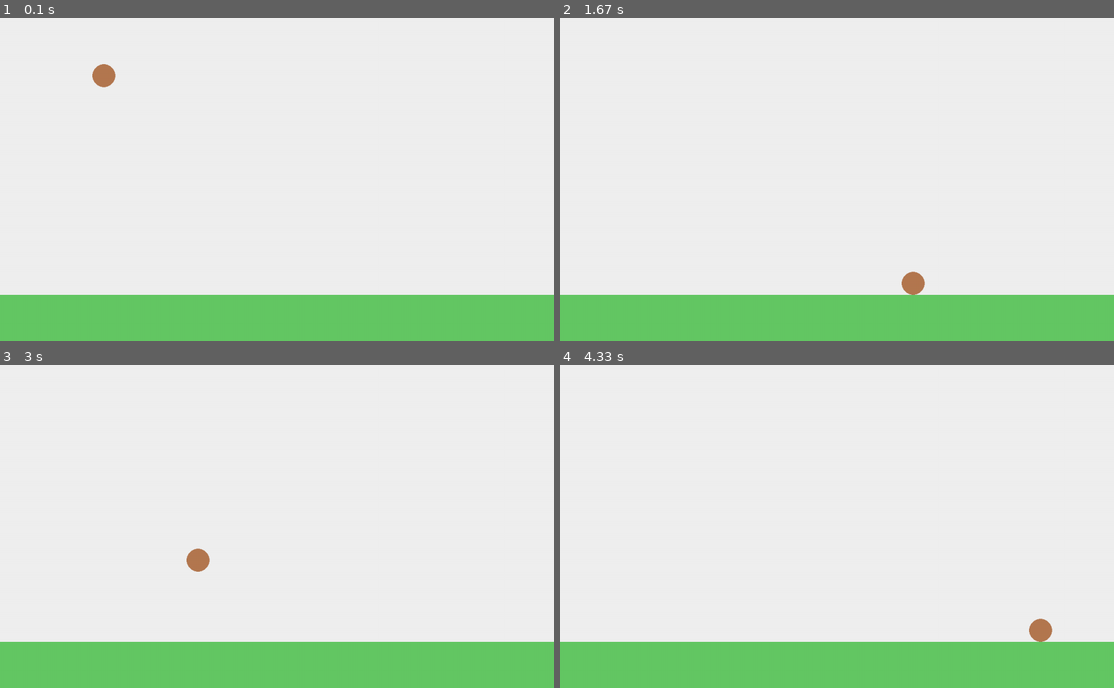
Above: before the commit, frames 1-4 (two rows, left to right).
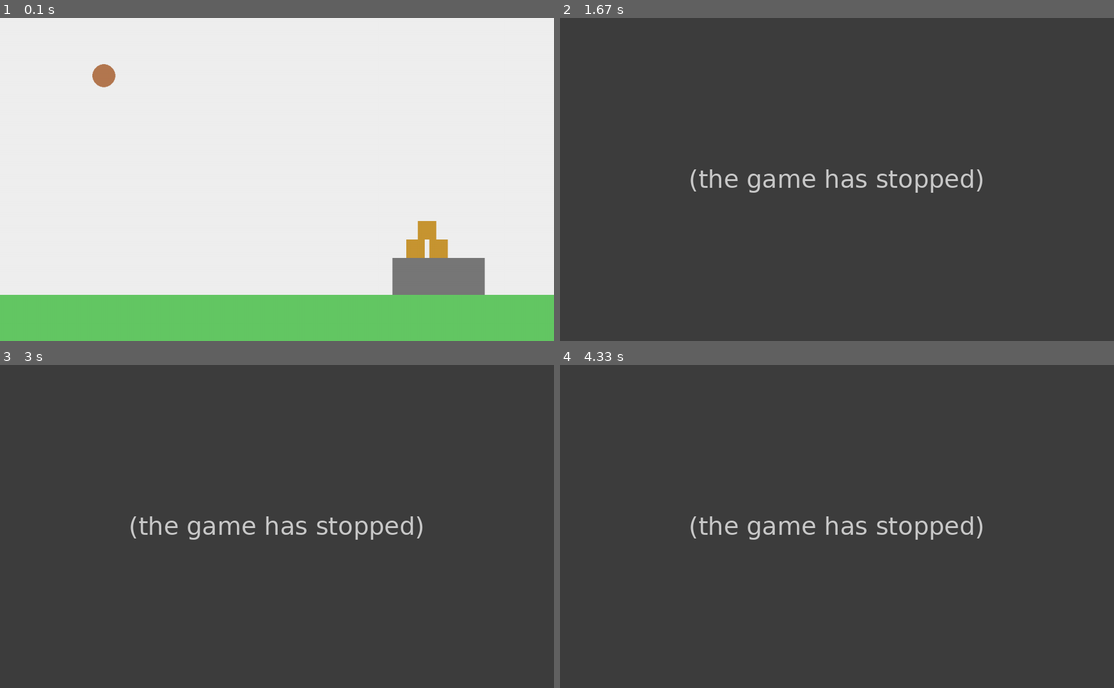
Above: after the commit, the same moments.

Repository: lorenacp1/Pygame
Game: pygame game, started from main.py
The game is run twice, just before and just after one commit, with the same random seed, the same clock (stepped at 60 frames per second) and the same inputs.
Inputs (mouse positions are in pixels of both pictures, inside the frame that each line leads up to):
- Up to frame 1 (0.1 s): no input
- Up to frame 2 (1.67 s): press the mouse at (665, 76) at 0.37 s; move the mouse to (764, 147) at 0.47 s; release the mouse at (859, 218) at 0.6 s; press the mouse at (859, 221) at 0.7 s; move the mouse to (886, 237) at 0.8 s; release the mouse at (914, 253) at 0.93 s; press the mouse at (914, 282) at 1.6 s
- Up to frame 3 (3 s): move the mouse to (310, 565) at 1.7 s; release the mouse at (265, 497) at 1.83 s; press the mouse at (265, 500) at 1.93 s; move the mouse to (188, 481) at 2.03 s; release the mouse at (116, 461) at 2.17 s; press the mouse at (116, 626) at 2.83 s; move the mouse to (199, 558) at 2.93 s
- Up to frame 4 (4.33 s): release the mouse at (842, 494) at 3.07 s; press the mouse at (842, 616) at 3.73 s; move the mouse to (942, 633) at 3.83 s; release the mouse at (1041, 649) at 3.97 s

The runs differ from the first frame. In frame 1, 2.5% of the frame differs, in the area x 70-88%, y 62-86%; in frame 2, 100%, in the area x 0-100%, y 0-100%; in frame 3, 100%; in frame 4, 100%.
Error after the commit: AttributeError: 'Hamster' object has no attribute 'start_pos' (main.py line 53); the game stopped at 0.37 s (later frames are placeholders)

Commit message:
mira e lanca derrubando o alvo (caixa por enquanto, dps mudar para cada categoria de cada nível)

Diff:
--- a/main.py
+++ b/main.py
@@ -11,6 +11,16 @@
 
 clock = pygame.time.Clock()
 hamster = Hamster(200, 100)
+
+ground_y = 600
+
+gondola = pygame.Rect(850, 520, 200, 80)
+
+boxes = [
+    pygame.Rect(880, 480, 40, 40),
+    pygame.Rect(930, 480, 40, 40),
+    pygame.Rect(905, 440, 40, 40),
+]
 
 running = True
 
@@ -29,26 +39,45 @@
                 hamster.dragging = False
                 hamster.launched = True
 
-                mouse_x, mouse_y = pygame.mouse.get_pos()
+                mouse_x, mouse_y = event.pos
 
                 hamster.vel_x = (hamster.rect.centerx - mouse_x)*0.2
                 hamster.vel_y = (hamster.rect.centery - mouse_y)*0.2
 
+        if event.type == pygame.KEYDOWN:
+            if event.key == pygame.K_r:
+                hamster.reset()
+
     if hamster.dragging:
-        hamster.rect.center = pygame.mouse.get_pos()
+        mouse_x, mouse_y = pygame.mouse.get_pos()
+        sling_x, sling_y = hamster.start_pos
+        max_pull = 100
 
+        dx = mouse_x - sling_x
+        dy = mouse_y - sling_y
 
-    keys = pygame.key.get_pressed()
+        dx = max_(-max_pull, min(max_pull, dx))
+        dy = max(-max_pull, min(max_pull, dy))
 
+        hamster.rect.center = (sling_x + dx, sling_y + dy)
+
+    hamster.update()
+
+    for box in boxes[:]:
+        if hamster.rect.colliderect(box):
+            boxes.remove(box)
 
     screen.fill((240, 240, 240))
 
-    ground = pygame.Rect(0, 600, WIDTH, 100)
+    pygame.draw.rect(screen, (100, 200, 100), (0, ground_y, WIDTH, 100))
 
-    pygame.draw.rect(screen, (100, 200, 100), ground)
+    pygame.draw.rect(screen, (120, 120, 120), gondola)
 
-    hamster.update()
+    for box in boxes:
+        pygame.draw.rect(screen, (200, 150, 50), box)
+
     hamster.draw(screen)
+
     pygame.display.update()
     clock.tick(60)
 
